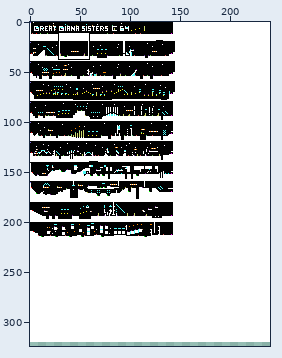
Sprite sheet, stored at android/assets/data/levels.png. The picture above shows the old version from afar; the outline marks the close-up.
Close-up. Earlier state:
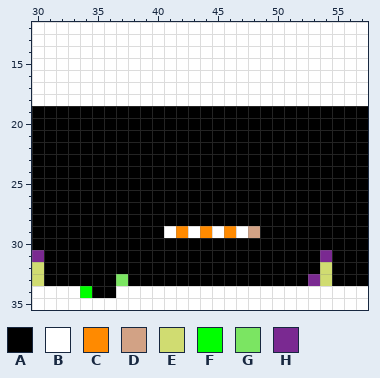
The file is 240x400 pixels. Colours within 5 levels of each other are drawn and written as one. Shown: x 30..57, y 12..35. The wide view leaves out empty margins. The commit also changed other parts of the picture, which this record leaves out.
Palette (. is transparent): A #000000  B #ffffff  C #ff8a00  D #d2a285  E #d0dc71  F #00ff00  G #7be562  H #7a2991
Pixels before, first column x 30:
12 BBBBBBBBBBBBBBBBBBBBBBBBBBBB
13 BBBBBBBBBBBBBBBBBBBBBBBBBBBB
14 BBBBBBBBBBBBBBBBBBBBBBBBBBBB
15 BBBBBBBBBBBBBBBBBBBBBBBBBBBB
16 BBBBBBBBBBBBBBBBBBBBBBBBBBBB
17 BBBBBBBBBBBBBBBBBBBBBBBBBBBB
18 BBBBBBBBBBBBBBBBBBBBBBBBBBBB
19 AAAAAAAAAAAAAAAAAAAAAAAAAAAA
20 AAAAAAAAAAAAAAAAAAAAAAAAAAAA
21 AAAAAAAAAAAAAAAAAAAAAAAAAAAA
22 AAAAAAAAAAAAAAAAAAAAAAAAAAAA
23 AAAAAAAAAAAAAAAAAAAAAAAAAAAA
24 AAAAAAAAAAAAAAAAAAAAAAAAAAAA
25 AAAAAAAAAAAAAAAAAAAAAAAAAAAA
26 AAAAAAAAAAAAAAAAAAAAAAAAAAAA
27 AAAAAAAAAAAAAAAAAAAAAAAAAAAA
28 AAAAAAAAAAAAAAAAAAAAAAAAAAAA
29 AAAAAAAAAAABCBCBCBDAAAAAAAAA
30 AAAAAAAAAAAAAAAAAAAAAAAAAAAA
31 HAAAAAAAAAAAAAAAAAAAAAAAHAAA
32 EAAAAAAAAAAAAAAAAAAAAAAAEAAA
33 EAAAAAAGAAAAAAAAAAAAAAAHEAAA
34 BBBBFAABBBBBBBBBBBBBBBBBBBBB
35 BBBBBBBBBBBBBBBBBBBBBBBBBBBB
And afterwards:
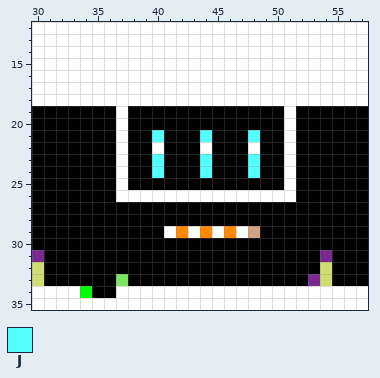
Colours new in this view: J #54fefc
The exact change:
Colour B replaces colour A in rows 19 to 21 at x 37 and 51; in row 22 at x 37, 40, 44, 48 and 51; in rows 23 to 25 at x 37 and 51; in row 26 at x 37 to 51.
Colour J replaces colour A in row 21 at x 40, 44 and 48; in rows 23 to 24 at x 40, 44 and 48.
Pixel boxes of the changes (left, top, right, bottom) in both close-ups:
changed: (116, 106, 296, 202)
